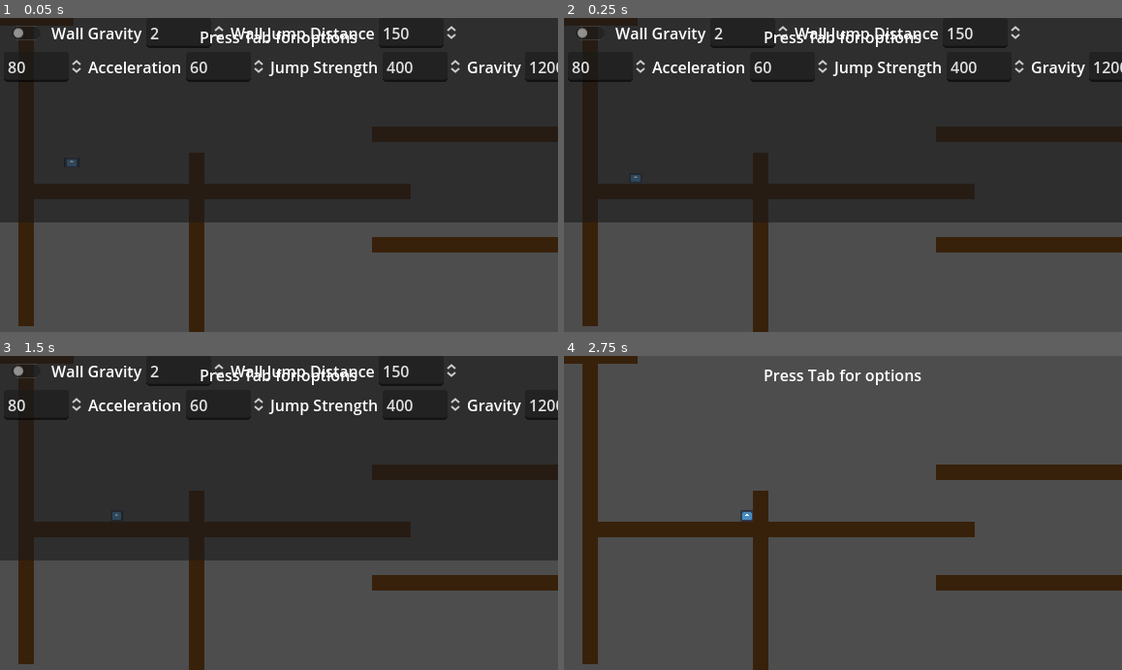
Above: before the commit, frames 1-4 (two rows, left to right).
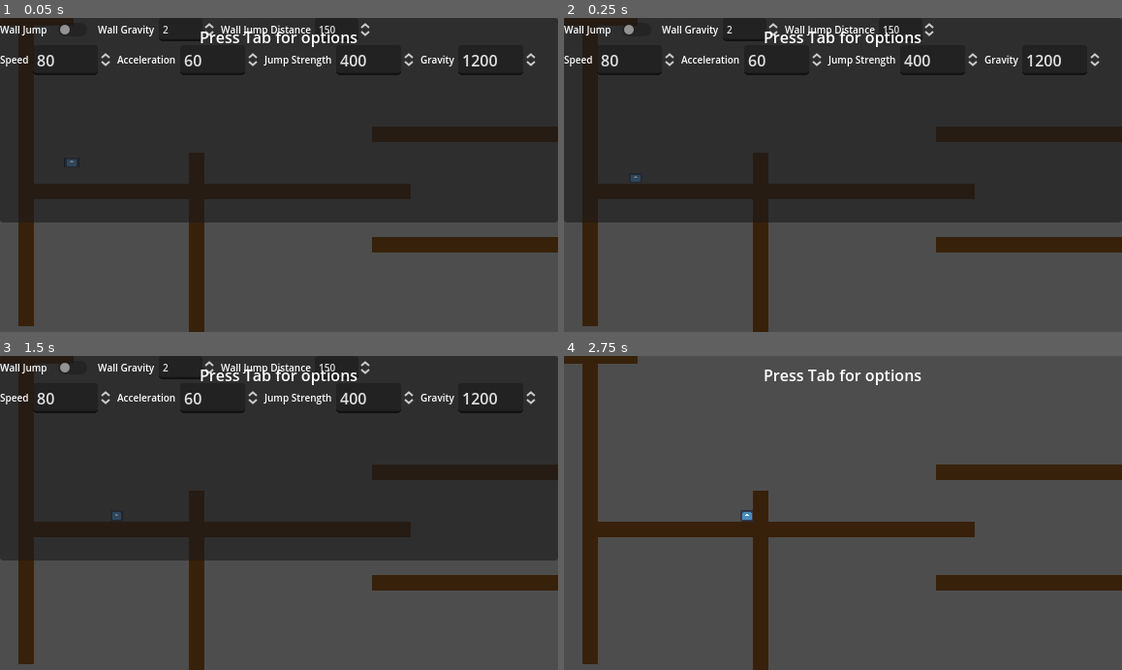
Above: after the commit, the same moments.

Repository: greatmomo/Advanced-Character-Controller
Game: Godot game, scene res://world.tscn
Same seed, same stepped clock (60 frames per second), same inputs: the game is played once before the commit and once after it. The engine's default icon, where the game draws it, is replaced by a stand-in: a white triangle on a blue panel in a dark square.
Inputs (mouse positions are in pixels of both pictures, inside the frame that each line leads up to; where the layout moved, square brackets give the same spot in the first picture):
- Up to frame 1 (0.05 s): no input
- Up to frame 2 (0.25 s): no input
- Up to frame 3 (1.5 s): click (72, 368) [27, 371] at 0.5 s; tap Enter at 1.25 s; hold D (move_right) from 1.28 s (still down); tap Ctrl (dash) at 1.35 s
- Up to frame 4 (2.75 s): keep holding D (move_right); tap Space (jump) at 1.52, 2, 2.27 s; tap Tab (show_ui) at 2.1 s

The runs differ from the first frame. In frame 1, 4.0% of the frame differs, in the area x 0-100%, y 0-66%; in frame 2, 4.0%; in frame 3, 4.0%; in frame 4, nothing differs.

Commit message:
some stuff

Diff:
--- /dev/null
+++ b/label_theme.tres
@@ -0,0 +1,4 @@
+[gd_resource type="Theme" format=3 uid="uid://cwsreaak30vf"]
+
+[resource]
+default_font_size = 10
--- a/world.tscn
+++ b/world.tscn
@@ -1,8 +1,9 @@
-[gd_scene load_steps=5 format=3 uid="uid://dk1wfkngei8uo"]
+[gd_scene load_steps=6 format=3 uid="uid://dk1wfkngei8uo"]
 
 [ext_resource type="Script" path="res://world.gd" id="1_bjppt"]
 [ext_resource type="PackedScene" uid="uid://8hrq84qa87rs" path="res://Player/player.tscn" id="2_wc2tf"]
 [ext_resource type="PackedScene" uid="uid://lqcfwcdvb83x" path="res://platform.tscn" id="3_08awg"]
+[ext_resource type="Theme" uid="uid://cwsreaak30vf" path="res://label_theme.tres" id="4_ixx57"]
 
 [sub_resource type="StyleBoxEmpty" id="StyleBoxEmpty_e7cka"]
 
@@ -71,7 +72,7 @@
 
 [node name="WallJumpLabel" type="Label" parent="UI/UIContainer/PanelContainer/VBoxContainer/HBoxContainer/HBoxContainer"]
 layout_mode = 2
-theme_override_font_sizes/font_size = 10
+theme = ExtResource("4_ixx57")
 text = "Wall Jump"
 
 [node name="WallJump" type="CheckButton" parent="UI/UIContainer/PanelContainer/VBoxContainer/HBoxContainer/HBoxContainer"]
@@ -83,10 +84,12 @@
 
 [node name="WallGravityLabel" type="Label" parent="UI/UIContainer/PanelContainer/VBoxContainer/HBoxContainer/HBoxContainer2"]
 layout_mode = 2
+theme = ExtResource("4_ixx57")
 text = "Wall Gravity"
 
 [node name="WallGravity" type="SpinBox" parent="UI/UIContainer/PanelContainer/VBoxContainer/HBoxContainer/HBoxContainer2"]
 layout_mode = 2
+theme = ExtResource("4_ixx57")
 min_value = 0.5
 max_value = 6.0
 step = 0.5
@@ -97,10 +100,12 @@
 
 [node name="WallJumpDistanceLabel" type="Label" parent="UI/UIContainer/PanelContainer/VBoxContainer/HBoxContainer/HBoxContainer3"]
 layout_mode = 2
+theme = ExtResource("4_ixx57")
 text = "Wall Jump Distance"
 
 [node name="WallJumpDistance" type="SpinBox" parent="UI/UIContainer/PanelContainer/VBoxContainer/HBoxContainer/HBoxContainer3"]
 layout_mode = 2
+theme = ExtResource("4_ixx57")
 max_value = 500.0
 step = 10.0
 value = 150.0
@@ -113,6 +118,7 @@
 
 [node name="SpeedLabel" type="Label" parent="UI/UIContainer/PanelContainer/VBoxContainer/HBoxContainer2/HBoxContainer"]
 layout_mode = 2
+theme = ExtResource("4_ixx57")
 text = "Speed"
 
 [node name="Speed" type="SpinBox" parent="UI/UIContainer/PanelContainer/VBoxContainer/HBoxContainer2/HBoxContainer"]
@@ -127,6 +133,7 @@
 
 [node name="AccelerationLabel" type="Label" parent="UI/UIContainer/PanelContainer/VBoxContainer/HBoxContainer2/HBoxContainer3"]
 layout_mode = 2
+theme = ExtResource("4_ixx57")
 text = "Acceleration"
 
 [node name="Acceleration" type="SpinBox" parent="UI/UIContainer/PanelContainer/VBoxContainer/HBoxContainer2/HBoxContainer3"]
@@ -141,6 +148,7 @@
 
 [node name="JumpStrengthLabel" type="Label" parent="UI/UIContainer/PanelContainer/VBoxContainer/HBoxContainer2/HBoxContainer2"]
 layout_mode = 2
+theme = ExtResource("4_ixx57")
 text = "Jump Strength"
 
 [node name="JumpStrength" type="SpinBox" parent="UI/UIContainer/PanelContainer/VBoxContainer/HBoxContainer2/HBoxContainer2"]
@@ -155,6 +163,7 @@
 
 [node name="GravityLabel" type="Label" parent="UI/UIContainer/PanelContainer/VBoxContainer/HBoxContainer2/HBoxContainer4"]
 layout_mode = 2
+theme = ExtResource("4_ixx57")
 text = "Gravity"
 
 [node name="Gravity" type="SpinBox" parent="UI/UIContainer/PanelContainer/VBoxContainer/HBoxContainer2/HBoxContainer4"]
